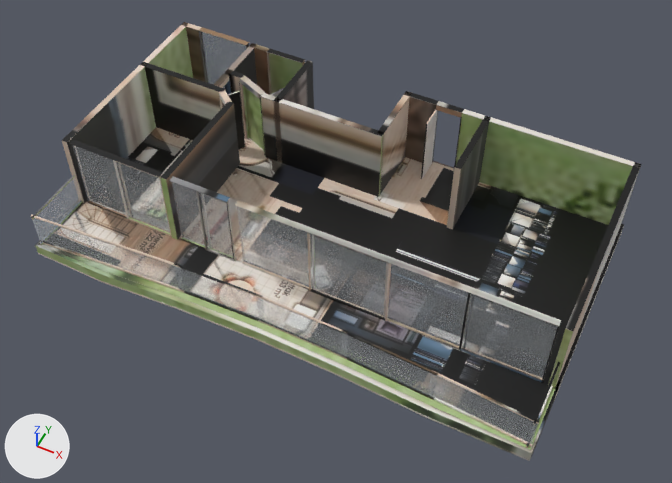
The glTF model _bake/glb/koru-24/model.glb as it was, and as the next commit left it.
Camera for both pictures: a 50 mm lens placed at (7.65, -15.1, 18.63), pointed at (0.36, -0.52, 0.41). The lights are fixed; the arrows at lower left show +X, +Y and +Z. The picture after the commit comes second. Where no turn or scale is listed for an object, it has been applied to the vertices. Vertices at exactly the same position are counted once.
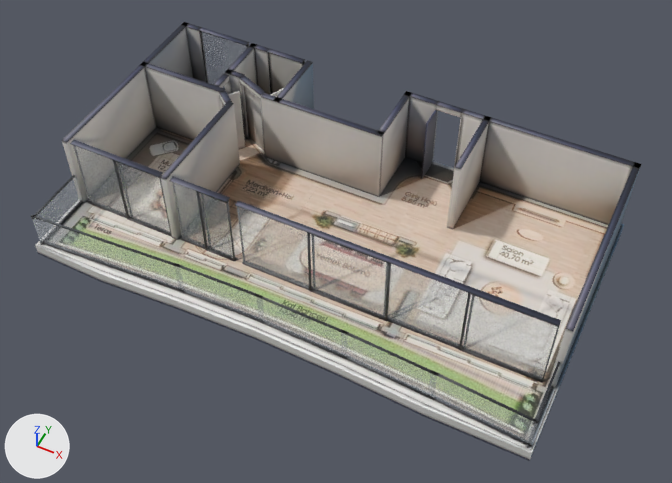
The change, as a list of edits to the scene's bpy script:
```text
Change mat_baked:
    where n3 = _N.new('ShaderNodeMapping'); n3.name = 'Mapping'
    n3.inputs[1].default_value: (0.001, -14.97, 0.0) -> (0.000792, -14.98, 0.0)  # 'Location'
    n3.inputs[3].default_value: (13.17, 15.97, 1.0) -> (14.48, 15.98, 1.0)  # 'Scale'
Change me_mesh_0:
    used by ob_mesh_0; location = (-6.95, 3.9, -0.36)
    remove me_mesh_0.from_pydata(...)  # 1740 vertices, 3060 faces; spans x 0.0..13.9, y -7.85..0.0, z 0.0..2.62
    add me_mesh_0.from_pydata(...)  # 2104 vertices, 3840 faces; spans x 0.0..13.9, y -7.85..0.0, z 0.0..2.62
    me_mesh_0 part 1: 19 vertices removed from x 0.08..13.82, y -5.95..-0.08, z 0.36..2.62; 383 vertices added at x 0.0..13.9, y -6.03..-0.08, z 0.0..2.62
    me_mesh_0 part 2: 2302 kept faces spanning x 0.01..13.89, y -7.85..-0.06, z 0.0..2.62 get new texture (UV) coordinates
```

What differs and where, as boxes [x1, y1, x2, y2] in the pictures (672 x 483 px):
'Mesh_0', surface changed
    both: [31, 22, 641, 461]
part 1 of me_mesh_0, reshaped
    before: [62, 27, 641, 331]
    after: [36, 27, 641, 459]
part 2 of me_mesh_0, surface changed
    both: [31, 22, 640, 461]
